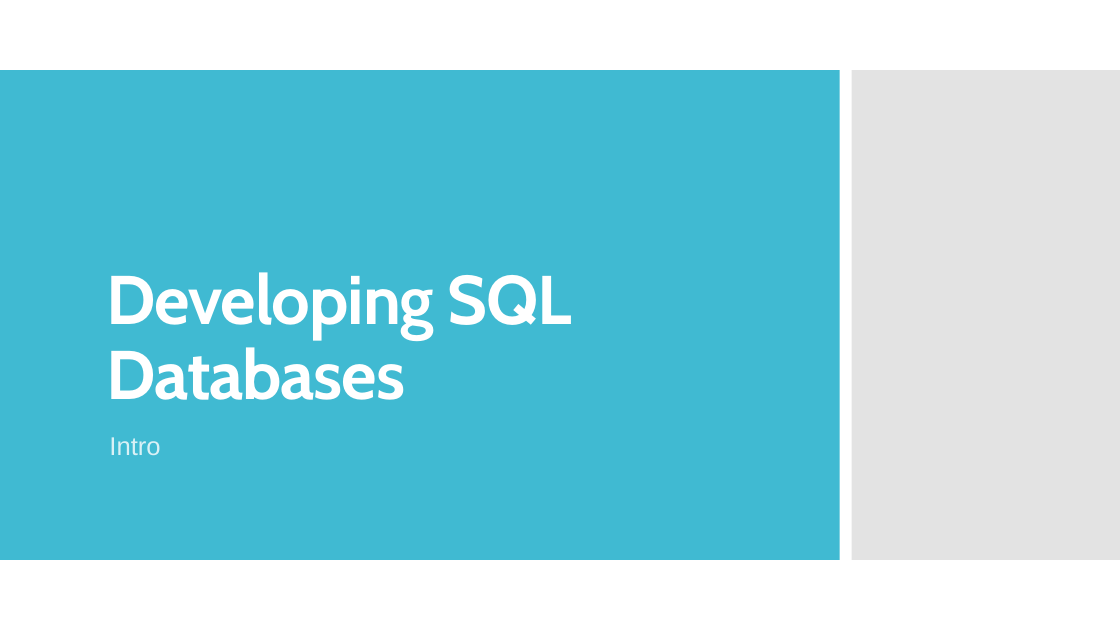
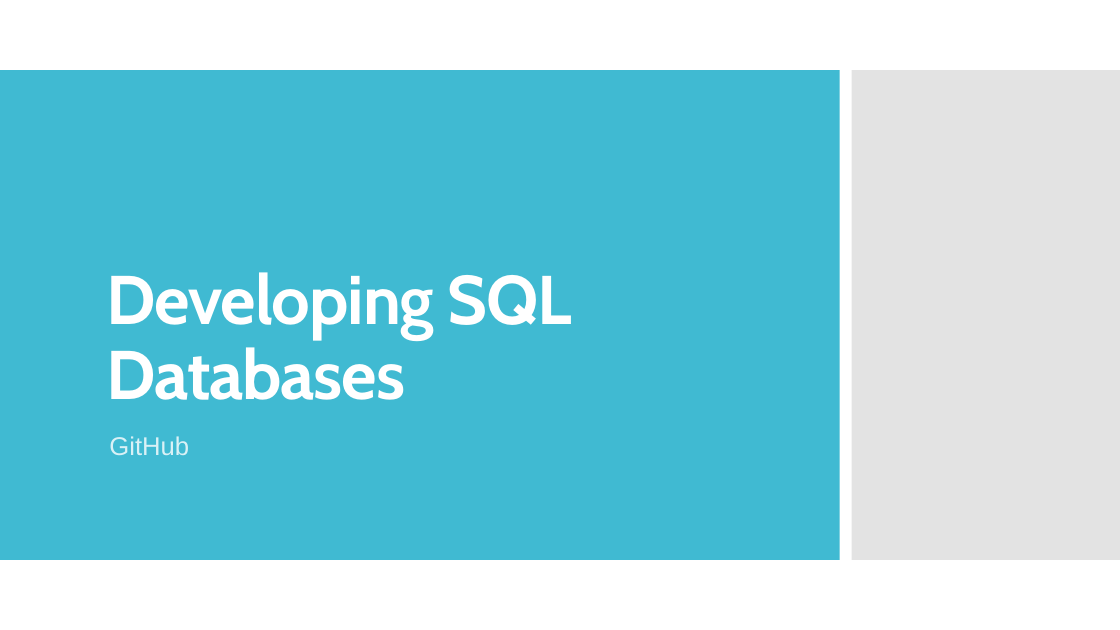
Before and after one commit to TKostyrka/70762DevSQLDB, a slide deck: slide 1 of DEVSQL_00_Intro/DEVSQL_00C_GitHub.pptx. Drawn at 1120x630 pixels with LibreOffice and Linux fonts; fonts in the diff are those of the drawing. Boxes give left, top, right and bottom in pixels: in the first picture for what was removed or moved away, otherwise in the second. Text is boxed around its words. In the diff, an @@ line names an element or a change of style, - is before the commit and + after.

```diff
--- a/DEVSQL_00_Intro/DEVSQL_00C_GitHub.pptx
+++ b/DEVSQL_00_Intro/DEVSQL_00C_GitHub.pptx
@@ subtitle at box(109, 436, 189, 455): text changed @@
-Intro
+GitHub
```
Also in this commit, not shown: 2 other slides changed, 23 slides added, 2 slides removed, 1 other file.
